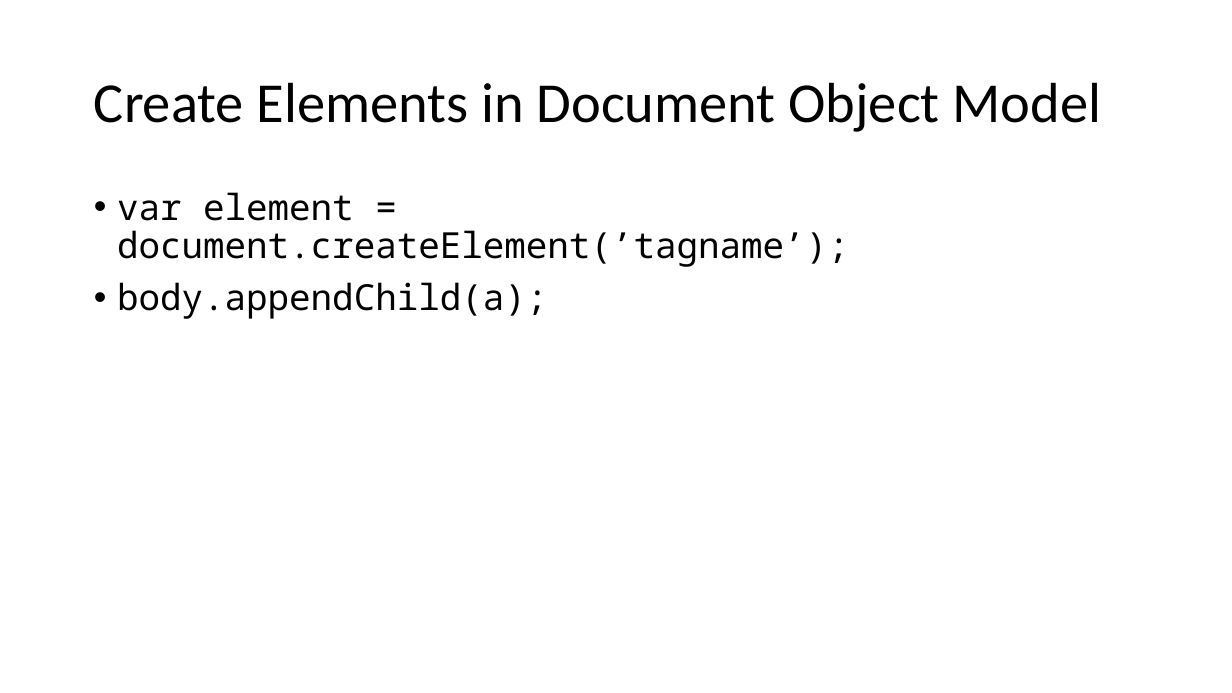
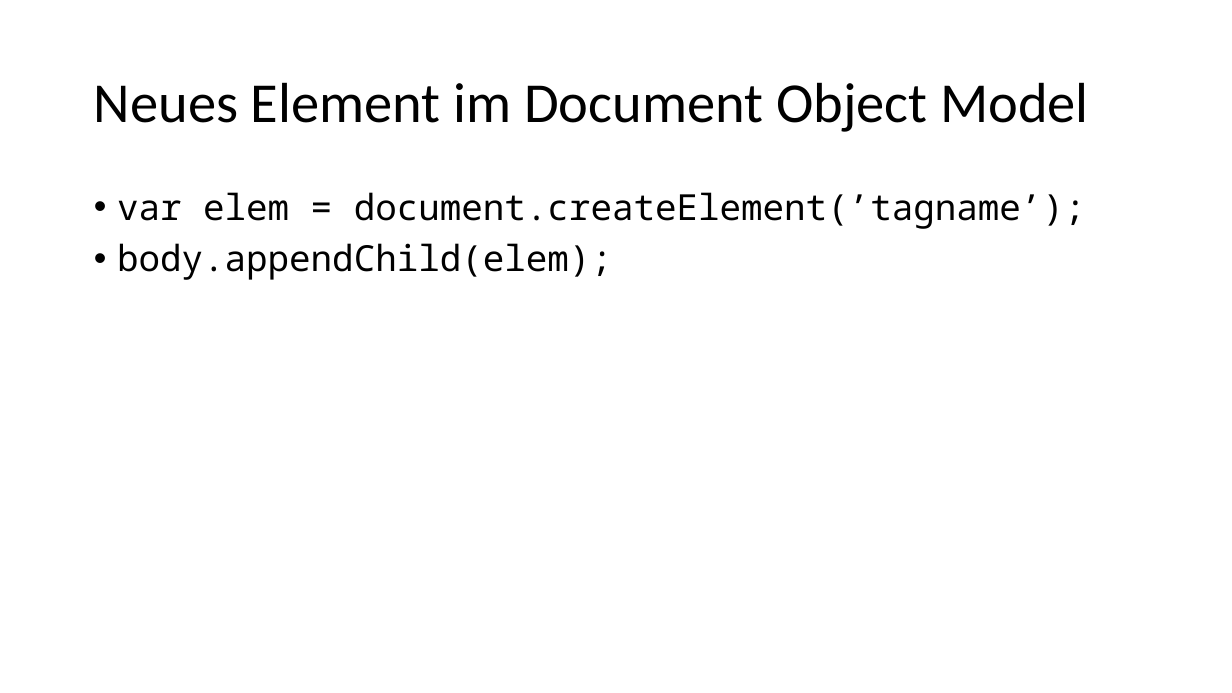
Before and after one commit to martiph/JSTraining_ICT-Campus, a slide deck: slide 12 of JSTraining.pptx (slide 13 before the commit). Drawn at 1232x693 pixels with LibreOffice and Linux fonts; fonts in the diff are those of the drawing. Boxes give left, top, right and bottom in pixels: in the first picture for what was removed or moved away, otherwise in the second. Text is boxed around its words. In the diff, an @@ line names an element or a change of style, - is before the commit and + after.

```diff
--- a/JSTraining.pptx
+++ b/JSTraining.pptx
@@ title at (x1=94, y1=82, x2=1089, y2=132): text changed @@
-Create Elements in Document Object Model
+Neues Element im Document Object Model
@@ text at (x1=117, y1=192, x2=1086, y2=280): text changed @@
-• var element = document.createElement(’tagname’);
-• body.appendChild(a);
+• var elem = document.createElement(’tagname’);
+• body.appendChild(elem);
```
Also in this commit, not shown: 5 other slides changed, 2 slides added, 1 slide removed, 6 other files.
